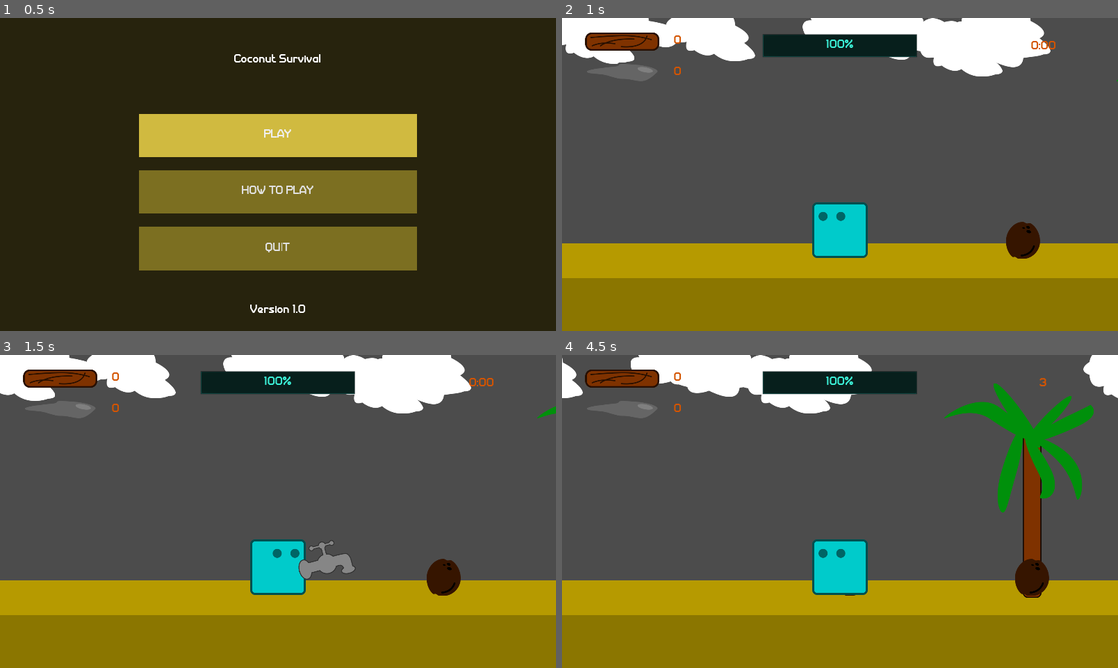
Above: before the commit, frames 1-4 (two rows, left to right).
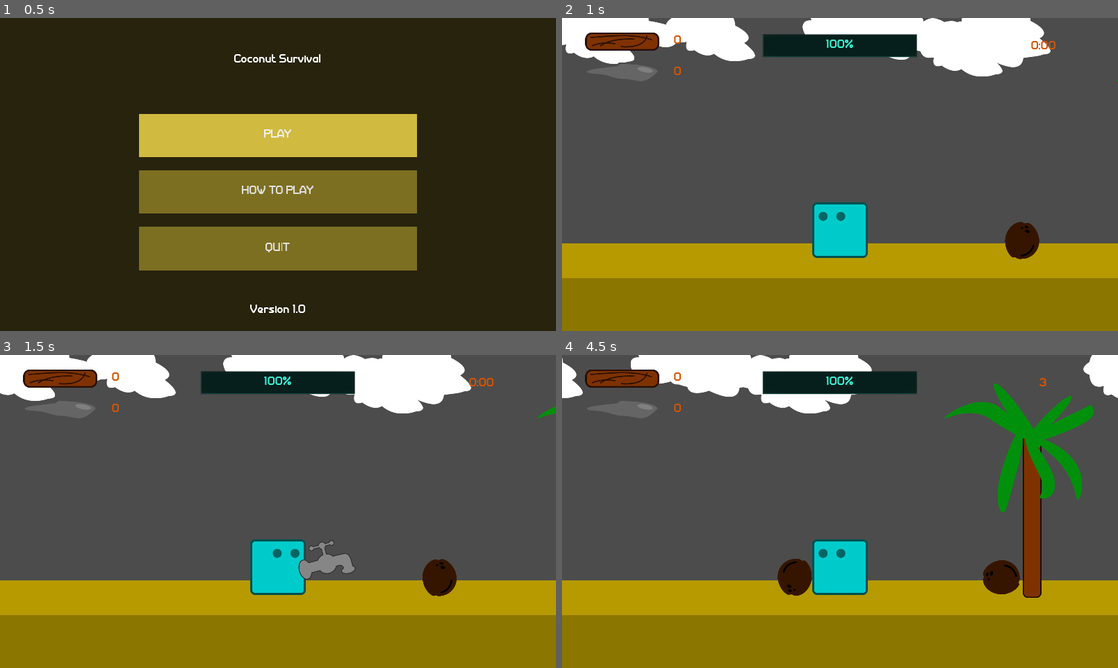
Above: after the commit, the same moments.

Repository: AlixBarreaux/coconut-survival
Game: Godot game, scene res://GUI/Main Menu/MainMenu.tscn
Same seed, same stepped clock (60 frames per second), same inputs: the game is played once before the commit and once after it. Sound files missing from this copy of the repository are replaced by a short silence.
Inputs:
- Up to frame 1 (0.5 s): no input
- Up to frame 2 (1 s): click "PLAY" at 0.5 s
- Up to frame 3 (1.5 s): tap Enter at 1.25 s; hold D (move_right) from 1.28 s (still down); tap Space (attack) at 1.35 s
- Up to frame 4 (4.5 s): release D (move_right) at 2.03 s; hold Q (move_left) 2.03-2.78 s; tap A (build_spike) at 2.1, 4.35 s; tap Space (attack) at 2.75, 3.6 s; hold D (move_right) 2.78-4.28 s; tap E (build_wall) at 2.85 s; hold Q (move_left) from 4.28 s (still down)

Frame 1 is identical in both runs. In frame 2, less than 0.1% of the frame differs, in the area x 79-86%, y 65-78%; in frame 3, 0.2%; in frame 4, 1.7%, in the area x 38-88%, y 65-77%.

Commit message:
Optimize coconut with visibility enabler

Diff:
--- a/Items/Coconut/Coconut.gd
+++ b/Items/Coconut/Coconut.gd
@@ -1,20 +1,51 @@
 extends RigidBody2D
+class_name Coconut
 
 
 # --------------------------    DECLARE VARIABLES     --------------------------
+
+
 var health_replenish_value setget , get_health_replenish_value
 
 var random_health_replenish_value = RandomNumberGenerator.new()
 export var random_health_replenish_value_min_range : int = 5
 export var random_health_replenish_value_max_range : int = 10
 
+
+# Node References
+onready var visibility_notifier_2d: VisibilityNotifier2D = $VisibilityEnabler2D
+
+
 # ----------------------------    RUN THE CODE     -----------------------------
 
+
 func _ready() -> void:
+	self._initialize_signals()
 	randomize_health_replenish_value()
 
 
 # --------------------------    DECLARE FUNCTIONS     --------------------------
+
+func _physics_process(delta: float) -> void:
+	apply_central_impulse(Vector2(-1.0, 0.0))
+
+func _initialize_signals() -> void:
+	visibility_notifier_2d.connect("screen_entered", self, "on_visibility_notifier_2d_screen_entered")
+	visibility_notifier_2d.connect("screen_exited", self, "on_visibility_notifier_2d_screen_exited")
+	return
+
+
+func on_visibility_notifier_2d_screen_entered() -> void:
+	self.show()
+	print("Show ", self.name)
+	return
+
+
+func on_visibility_notifier_2d_screen_exited() -> void:
+	self.hide()
+	print("Hide ", self.name)
+	return
+
 
 func randomize_health_replenish_value() -> void:
 	random_health_replenish_value.randomize()
--- a/Items/Coconut/Coconut.tscn
+++ b/Items/Coconut/Coconut.tscn
@@ -22,3 +22,8 @@
 
 [node name="Sprite" parent="." index="1"]
 texture = ExtResource( 3 )
+
+[node name="VisibilityEnabler2D" type="VisibilityEnabler2D" parent="." index="2"]
+scale = Vector2( 7, 7 )
+process_parent = true
+physics_process_parent = true
--- a/project.godot
+++ b/project.godot
@@ -14,6 +14,11 @@
 "language": "GDScript",
 "path": "res://HeldItem/Axe/Axe.gd"
 }, {
+"base": "RigidBody2D",
+"class": "Coconut",
+"language": "GDScript",
+"path": "res://Items/Coconut/Coconut.gd"
+}, {
 "base": "KinematicBody2D",
 "class": "Creature",
 "language": "GDScript",
@@ -61,6 +66,7 @@
 } ]
 _global_script_class_icons={
 "Axe": "",
+"Coconut": "",
 "Creature": "",
 "Faucet": "",
 "Flame": "",
